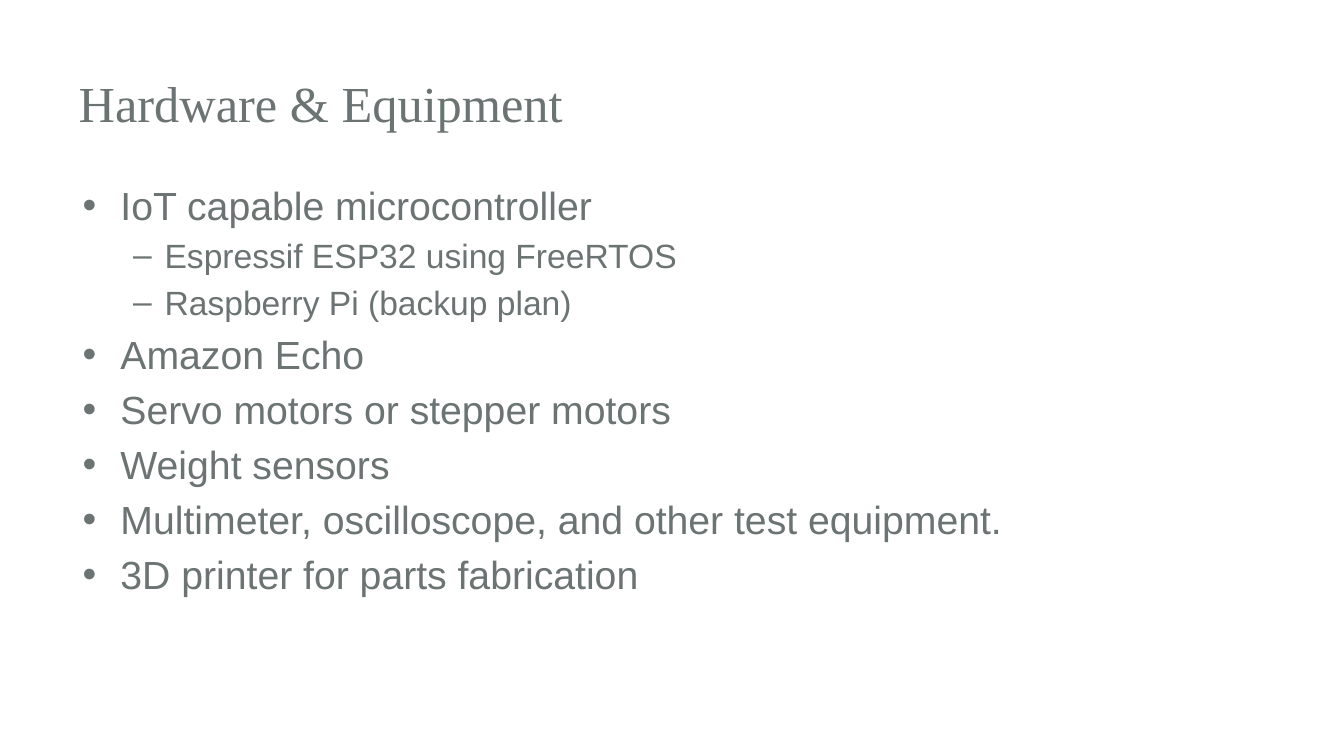
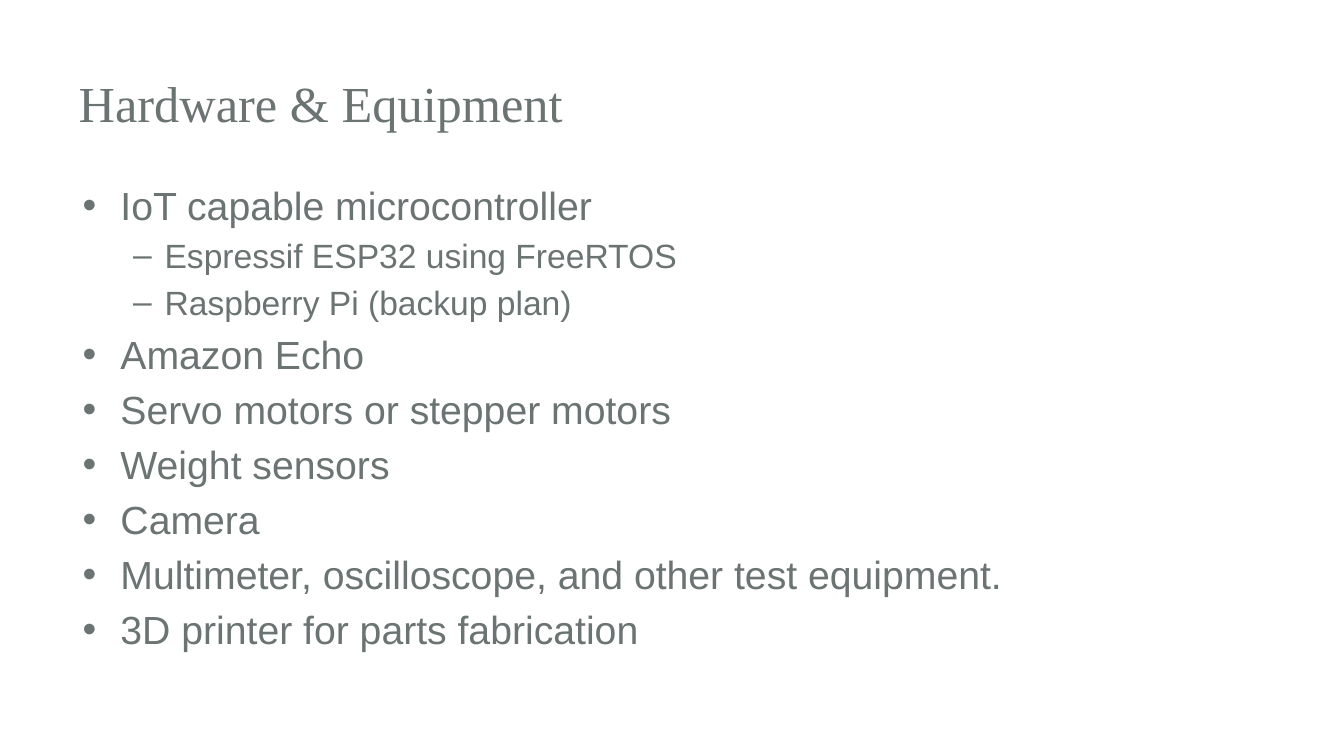
Before and after one commit to BryanOrabutt/cse521_project, a slide deck: slide 5 of tex/proposal/slides/project_proposal.pptx. Drawn at 1344x756 pixels with LibreOffice and Linux fonts; fonts in the diff are those of the drawing; background and template pictures are left out. Boxes give left, top, right and bottom in pixels: in the first picture for what was removed or moved away, otherwise in the second. Text is boxed around its words. In the diff, an @@ line names an element or a change of style, - is before the commit and + after.

```diff
--- a/tex/proposal/slides/project_proposal.pptx
+++ b/tex/proposal/slides/project_proposal.pptx
@@ text at (120,506,259,535): paragraph added @@
+• Camera
```
Also in this commit, not shown: 2 other slides changed, 1 other file.
